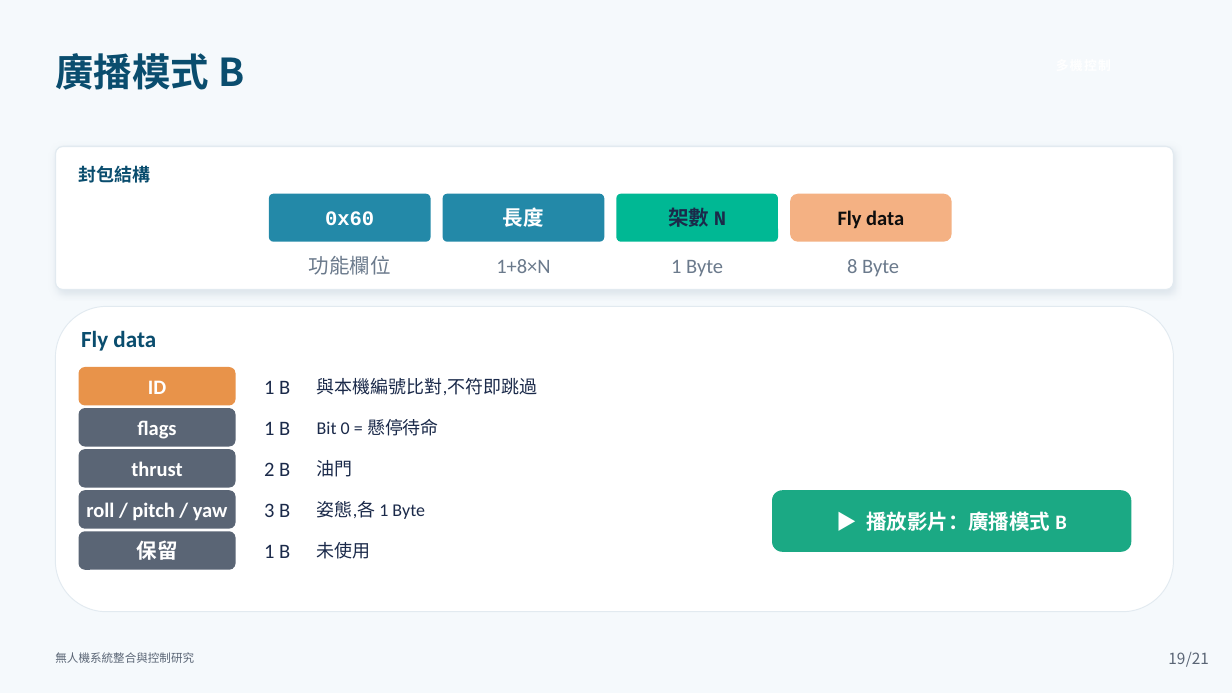
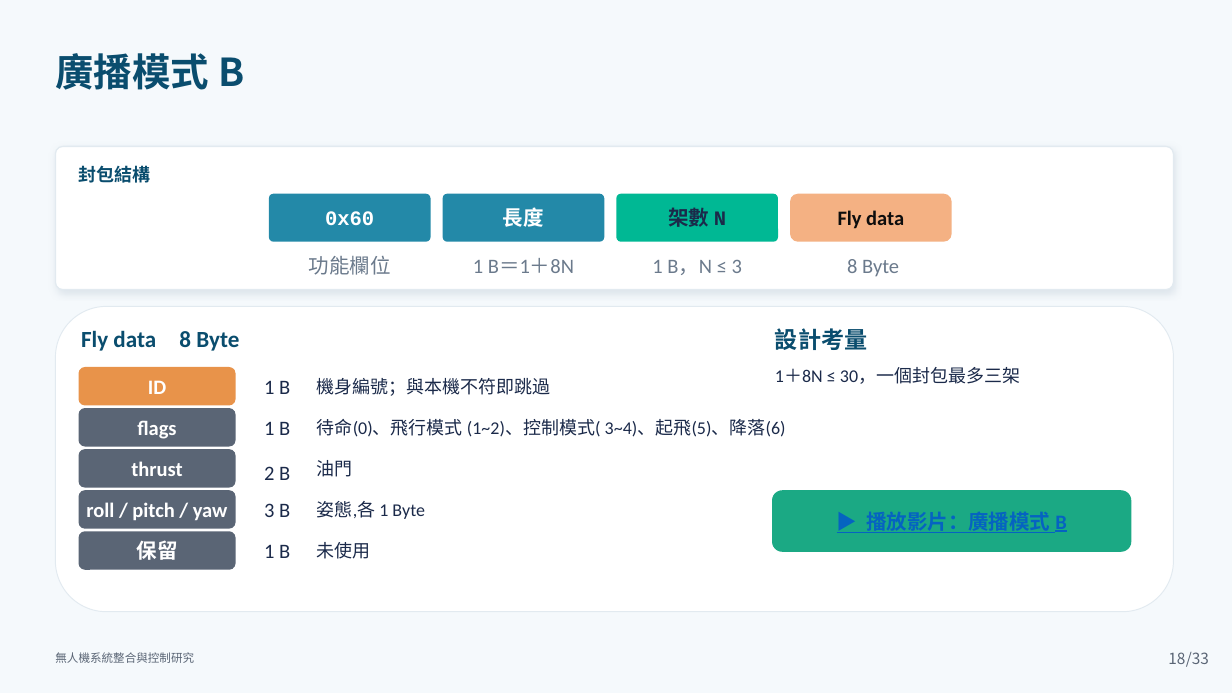
Before and after one commit to lingken1028/-, a slide deck: slide 18 of 無人機系統整合與控制研究_口試簡報 (2).pptx (slide 19 before the commit). Drawn at 1232x693 pixels with LibreOffice and Linux fonts; fonts in the diff are those of the drawing. Boxes give left, top, right and bottom in pixels: in the first picture for what was removed or moved away, otherwise in the second. Text is boxed around its words. In the diff, an @@ line names an element or a change of style, - is before the commit and + after.

```diff
--- a/無人機系統整合與控制研究_口試簡報 (2).pptx
+++ b/無人機系統整合與控制研究_口試簡報 (2).pptx
@@ text at box(473, 258, 574, 273): text changed @@
-1+8×N
+1 B＝1＋8N
@@ text at box(652, 260, 742, 275): text changed @@
-1 Byte
+1 B，N ≤ 3
@@ text added at box(775, 328, 867, 350), 18 pt, text #0A4D6E, bold @@
+設計考量
@@ text at box(81, 330, 239, 351): text changed @@
-Fly data
+Fly data 8 Byte
@@ text at box(317, 378, 551, 396): text changed @@
-與本機編號比對,不符即跳過
+機身編號；與本機不符即跳過
@@ text added at box(775, 368, 1020, 384), 14 pt, text #1B2A4A @@
+1＋8N ≤ 30，一個封包最多三架
@@ text at box(317, 419, 786, 437): text changed @@
-Bit 0 = 懸停待命
+待命(0)、飛行模式 (1~2)、控制模式( 3~4)、起飛(5)、降落(6)
@@ text "2 B": place and size @@
-text "2 B" at box(264, 462, 290, 476)
+text "2 B" at box(264, 466, 290, 480)
@@ rounded rectangle "▶ 播放影片：廣播模式 B" at box(773, 491, 1132, 553): text colour #FFFFFF to #0563C1, underline on @@
@@ page number at box(1168, 652, 1185, 664): text changed @@
-19
+18
@@ text at box(1186, 652, 1209, 667): text changed @@
-/21
+/33
```
Also in this commit, not shown: 23 other slides changed, 29 slides added, 18 slides removed.
